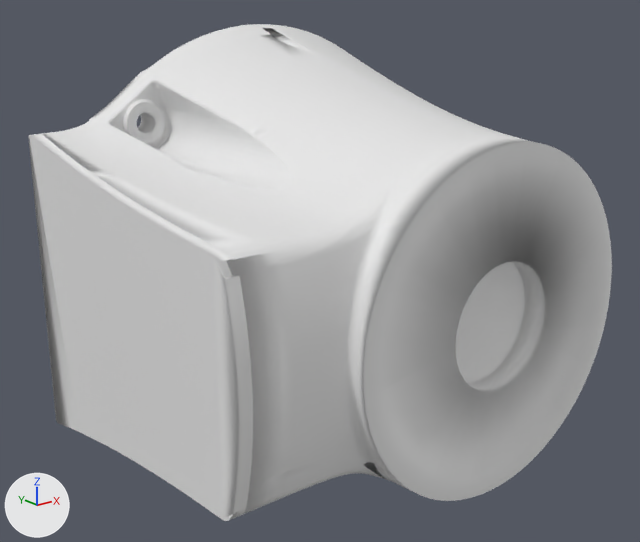
The OBJ model manipulation/models/iiwa_description/iiwa7/link_0.obj, before and after one commit.
Both versions are drawn from a camera (50 mm lens) standing at (-0.2442, -0.3551, 0.1176) and looking at (-0.0153, -0.0689, 0.0031). Lighting does not change. The marker at lower left points along +X, +Y and +Z. The picture after the commit comes second. Where no turn or scale is listed for an object, it has been applied to the vertices. Vertices at exactly the same position are counted once.

Names of what the first picture shows: 'link_0'.
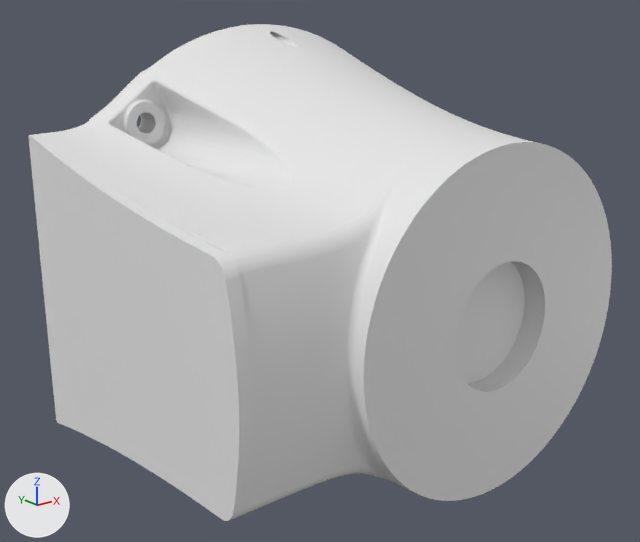
Diff of the bpy script that builds the scene:
```diff
--- a/manipulation/models/iiwa_description/iiwa7/link_0.obj.py
+++ b/manipulation/models/iiwa_description/iiwa7/link_0.obj.py
@@ me_link_0 @@
 # used by ob_link_0; location = (0.0, 0.0, 0.0)
-me_link_0.from_pydata(...)  # 17831 vertices, 35625 faces; spans x -0.113..0.104, y -0.157..0.0, z -0.104..0.104
+me_link_0.from_pydata(...)  # 17899 vertices, 35818 faces; spans x -0.113..0.104, y -0.157..0.0, z -0.104..0.104
+# me_link_0 part 1
+# 19 vertices are removed from x -0.057..-0.037, y -0.149..-0.139, z -0.059..-0.04
+# 74 faces are deleted
+# 2 vertices move within x -0.047..-0.04, y -0.143..-0.14, z -0.057..-0.051
+# 87 vertices are added at x -0.057..-0.038, y -0.148..-0.14, z -0.058..-0.042
+# 267 new faces join them
```

Location of each change, (x1, y1, x2, y2) in pixels of the pictures (640 x 542 px):
part 1 of me_link_0, built on: (359, 455, 402, 484) in both
